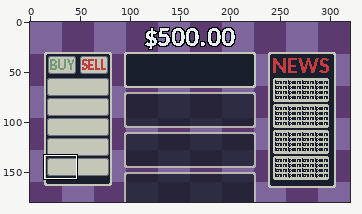
Pixel-art file -- assets/placeholder_ld.aseprite. The first picture is a wide view before the edit; the outline marks the close-up.
Close-up. First the earlier version:
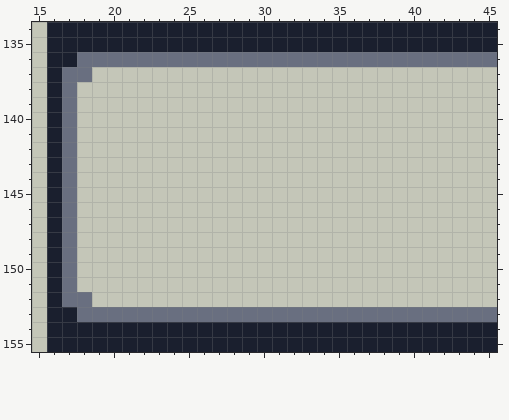
320x180 pixels, 1 frame. Shown: x 15..45, y 134..155. The commit also changed other parts of the picture, which this record leaves out.
Now the later version:
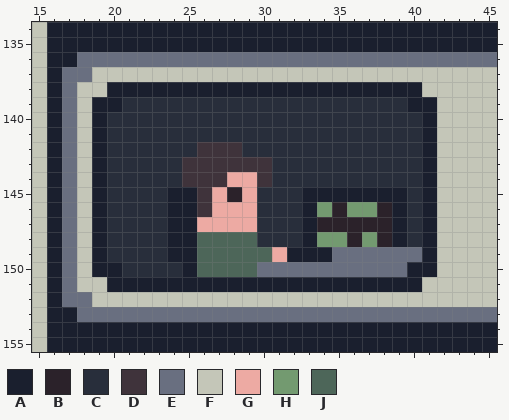
Palette (. is transparent): A #1a1f2e  B #2b222a  C #282e3b  D #3f333b  E #696f80  F #c4c6b8  G #edaaa3  H #739a70  J #4d6659
The exact change:
Layer "Layer 3":
y 138: x 20..40 FFFFFFFFFFFFFFFFFFFFF -> AAAAAAAAAAAAAAAAAAAAA
y 139: x 19..41 FFFFFFFFFFFFFFFFFFFFFFF -> AACCCCCCCCCCCCCCCCCCCAA
y 140..141: x 19..41 FFFFFFFFFFFFFFFFFFFFFFF -> ACCCCCCCCCCCCCCCCCCCCCA
y 142: x 19..41 FFFFFFFFFFFFFFFFFFFFFFF -> ACCCCCCDDDCCCCCCCCCCCCA
y 143: x 19..41 FFFFFFFFFFFFFFFFFFFFFFF -> ACCCCCDDDDDDCCCCCCCCCCA
y 144: x 19..41 FFFFFFFFFFFFFFFFFFFFFFF -> ACCCCCDDDGGDCCCCCCCCCCA
y 145: x 19..41 FFFFFFFFFFFFFFFFFFFFFFF -> ACCCCAADGBGCCCAAAAAAACA
y 146: x 19..41 FFFFFFFFFFFFFFFFFFFFFFF -> ACCCCAADGGGCCCAHBHHBACA
y 147: x 19..41 FFFFFFFFFFFFFFFFFFFFFFF -> ACCCCAAGGGGCCCABBBBBACA
y 148: x 19..41 FFFFFFFFFFFFFFFFFFFFFFF -> ACCCCAAJJJJCCCAHHBHBACA
y 149: x 19..41 FFFFFFFFFFFFFFFFFFFFFFF -> ACCCCAAJJJJJGAAAEEEEEEA
y 150: x 19..41 FFFFFFFFFFFFFFFFFFFFFFF -> AACCCCAJJJJEEEEEEEEEEAA
y 151: x 20..40 FFFFFFFFFFFFFFFFFFFFF -> AAAAAAAAAAAAAAAAAAAAA
Where, in picture pixels (left, top, right, bottom), the same in both close-ups:
changed: (92, 82, 437, 292)
